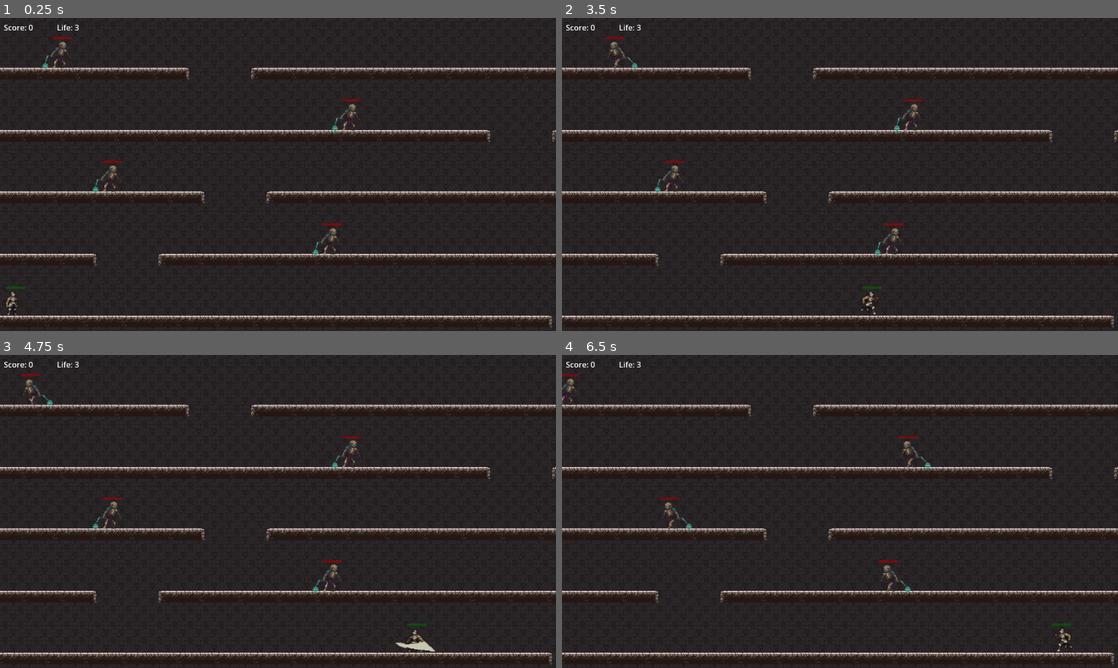
Above: before the commit, frames 1-4 (two rows, left to right).
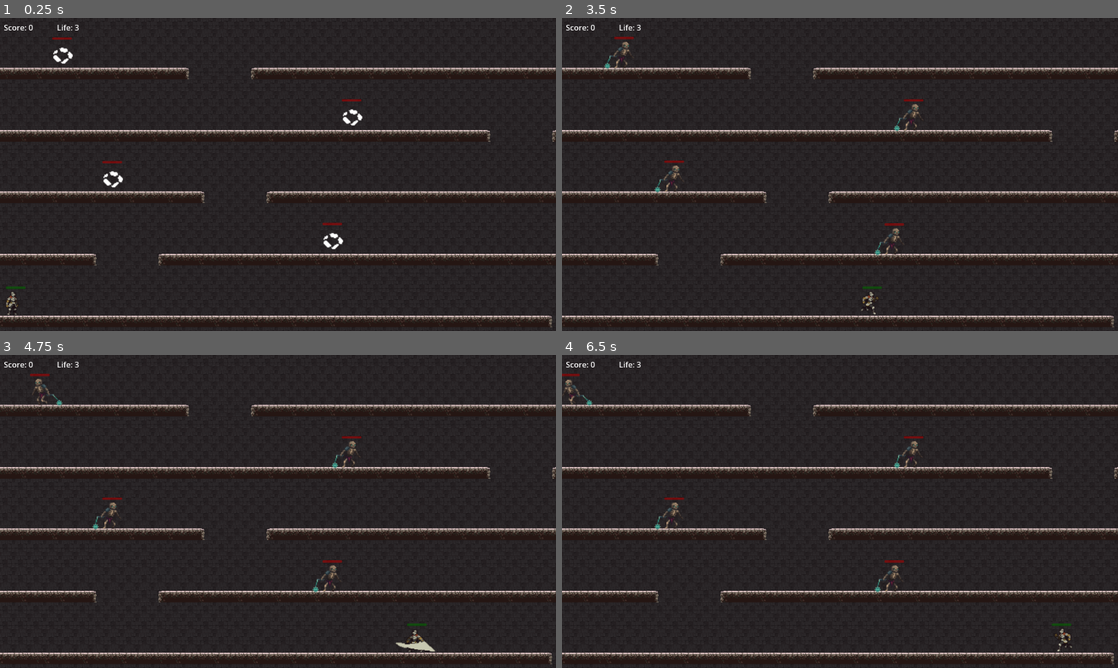
Above: after the commit, the same moments.

Repository: pengpa0012/godot-2d-jump-platformer
Game: Godot game, scene res://scene/world.tscn
Two runs of this game, one before a commit and one after it. Both use one fixed random seed, a clock stepped at 60 frames per second and the inputs below.
Inputs:
- Up to frame 1 (0.25 s): no input
- Up to frame 2 (3.5 s): tap Enter (ui_accept) at 0.5, 0.77, 1.52, 3.02 s; hold Right (ui_right) 0.53-2.03 s; tap K (attack) at 0.6, 1.55, 2.1, 3.05 s; tap J (slide) at 0.8, 1.35, 2.3 s; hold Left (ui_left) 2.03-2.78 s; hold Right (ui_right) from 2.78 s (still down); tap L (roll) at 2.85 s
- Up to frame 3 (4.75 s): tap J (slide) at 3.6 s; tap Enter (ui_accept) at 3.77, 4.52 s; release Right (ui_right) at 4.28 s; hold Left (ui_left) from 4.28 s (still down); tap K (attack) at 4.35 s
- Up to frame 4 (6.5 s): release Left (ui_left) at 5.03 s; hold Right (ui_right) 5.03-5.78 s; tap J (slide) at 5.1 s; hold Left (ui_left) from 5.78 s (still down); tap K (attack) at 5.85 s; tap Enter (ui_accept) at 6.02 s

The runs differ from the first frame. In frame 1, 0.7% of the frame differs, in the area x 7-66%, y 6-76%; in frame 2, 0.3%; in frame 3, 0.4%; in frame 4, 0.7%.

Commit message:
added enemy spawn effect

Diff:
--- a/scene/enemy.tscn
+++ b/scene/enemy.tscn
@@ -1,7 +1,12 @@
-[gd_scene load_steps=54 format=3 uid="uid://bbpfb2q6pn5ij"]
+[gd_scene load_steps=59 format=3 uid="uid://bbpfb2q6pn5ij"]
 
 [ext_resource type="Script" path="res://script/enemy.gd" id="1_ssms2"]
+[ext_resource type="Texture2D" uid="uid://18f1iiik27a4" path="res://assets/smoke/pop_smoke/FX001_01.png" id="3_vyg2q"]
 [ext_resource type="Texture2D" uid="uid://br1gxsfqlce1o" path="res://assets/enemy/Skeleton enemy.png" id="3_yrb34"]
+[ext_resource type="Texture2D" uid="uid://cliqd8sfri1yy" path="res://assets/smoke/pop_smoke/FX001_02.png" id="4_l34g4"]
+[ext_resource type="Texture2D" uid="uid://jtme2dfdvstn" path="res://assets/smoke/pop_smoke/FX001_03.png" id="5_bqhxy"]
+[ext_resource type="Texture2D" uid="uid://dbciw7ceq0vfb" path="res://assets/smoke/pop_smoke/FX001_04.png" id="6_uhfwb"]
+[ext_resource type="Texture2D" uid="uid://div3q065yj3vx" path="res://assets/smoke/pop_smoke/FX001_05.png" id="7_aipsu"]
 
 [sub_resource type="ShaderMaterial" id="ShaderMaterial_madlt"]
 
@@ -305,6 +310,26 @@
 "loop": true,
 "name": &"Idle",
 "speed": 5.0
+}, {
+"frames": [{
+"duration": 1.0,
+"texture": ExtResource("3_vyg2q")
+}, {
+"duration": 1.0,
+"texture": ExtResource("4_l34g4")
+}, {
+"duration": 1.0,
+"texture": ExtResource("5_bqhxy")
+}, {
+"duration": 1.0,
+"texture": ExtResource("6_uhfwb")
+}, {
+"duration": 1.0,
+"texture": ExtResource("7_aipsu")
+}],
+"loop": true,
+"name": &"Spawn",
+"speed": 8.0
 }, {
 "frames": [{
 "duration": 1.0,
@@ -373,8 +398,8 @@
 use_parent_material = true
 scale = Vector2(1.73974, 1.73974)
 sprite_frames = SubResource("SpriteFrames_15r23")
-animation = &"Attack"
-flip_h = true
+animation = &"Spawn"
+frame_progress = 0.181416
 
 [node name="Healthbar" type="Control" parent="."]
 layout_mode = 3
@@ -399,6 +424,7 @@
 show_percentage = false
 
 [node name="Detectors" type="Node2D" parent="."]
+visible = false
 
 [node name="sword" type="Area2D" parent="Detectors"]
 
@@ -426,6 +452,7 @@
 debug_color = Color(0.764706, 0.168627, 1, 0.419608)
 
 [node name="CollisionShape2D" type="CollisionShape2D" parent="."]
+visible = false
 shape = SubResource("CapsuleShape2D_l6p7c")
 debug_color = Color(0.627451, 0, 0.109804, 0.419608)
 
--- a/script/enemy.gd
+++ b/script/enemy.gd
@@ -20,63 +20,69 @@
 var isHurting = false
 var HEALTH_COUNT = 5
 var enableAttack = false
+var isSpawning = true
 
 func _ready():
 	time_since_move = move_timer
 	current_direction = randf_range(-1, 1)
 
 func _physics_process(delta):
-	for body in attackRangeDetector.get_overlapping_bodies():
-		if "Player" in body.name:
-			enableAttack = true
-#
-	if HEALTH_COUNT > 0:
-		time_since_move += delta
-		if not is_on_floor():
-			velocity.y += gravity * delta
-		if isPlayerDetected:
-			SPEED = 60
-			if self.position.x > player.position.x:
-				current_direction = -1
+	if isSpawning:
+		sprite.play("Spawn")
+		await get_tree().create_timer(.5).timeout
+		isSpawning = false
+	else:
+		for body in attackRangeDetector.get_overlapping_bodies():
+			if "Player" in body.name:
+				enableAttack = true
+	#
+		if HEALTH_COUNT > 0:
+			time_since_move += delta
+			if not is_on_floor():
+				velocity.y += gravity * delta
+			if isPlayerDetected:
+				SPEED = 60
+				if self.position.x > player.position.x:
+					current_direction = -1
+				else:
+					current_direction = 1
+			elif time_since_move >= move_timer:
+				if randf() < stop_chance:
+					current_direction = 0
+				else:
+					SPEED = 50.0
+					current_direction = randf_range(-1, 1)
+				time_since_move = 0.0
+
+			if velocity.x == 0 && !enableAttack:
+				sprite.play("Idle")
+			elif isHurting:
+				sprite.play("Hurt")
+			elif enableAttack:
+				SPEED = 5
+				sprite.play("Attack")
+				if sprite.frame == 4 || sprite.frame == 8:
+					sword.disabled = false
+				else:
+					sword.disabled = true
+
 			else:
-				current_direction = 1
-		elif time_since_move >= move_timer:
-			if randf() < stop_chance:
-				current_direction = 0
+				sprite.play("Walk")
+
+			if current_direction < 0:
+				sword.position.x = -30
+				sprite.flip_h = true
 			else:
-				SPEED = 50.0
-				current_direction = randf_range(-1, 1)
-			time_since_move = 0.0
+				sword.position.x = 30
+				sprite.flip_h = false
 
-		if velocity.x == 0 && !enableAttack:
-			sprite.play("Idle")
-		elif isHurting:
-			sprite.play("Hurt")
-		elif enableAttack:
-			SPEED = 5
-			sprite.play("Attack")
-			if sprite.frame == 4 || sprite.frame == 8:
-				sword.disabled = false
-			else:
-				sword.disabled = true
+			if self.position.x >= display_size.x:
+				self.position.x = 0
+			if self.position.x <= -10:
+				self.position.x = display_size.x
 
-		else:
-			sprite.play("Walk")
-
-		if current_direction < 0:
-			sword.position.x = -30
-			sprite.flip_h = true
-		else:
-			sword.position.x = 30
-			sprite.flip_h = false
-
-		if self.position.x >= display_size.x:
-			self.position.x = 0
-		if self.position.x <= -10:
-			self.position.x = display_size.x
-
-		velocity.x = current_direction * SPEED
-		move_and_slide()
+			velocity.x = current_direction * SPEED
+			move_and_slide()
 
 func _on_area_2d_body_entered(body):
 	if body.name == "Player":
